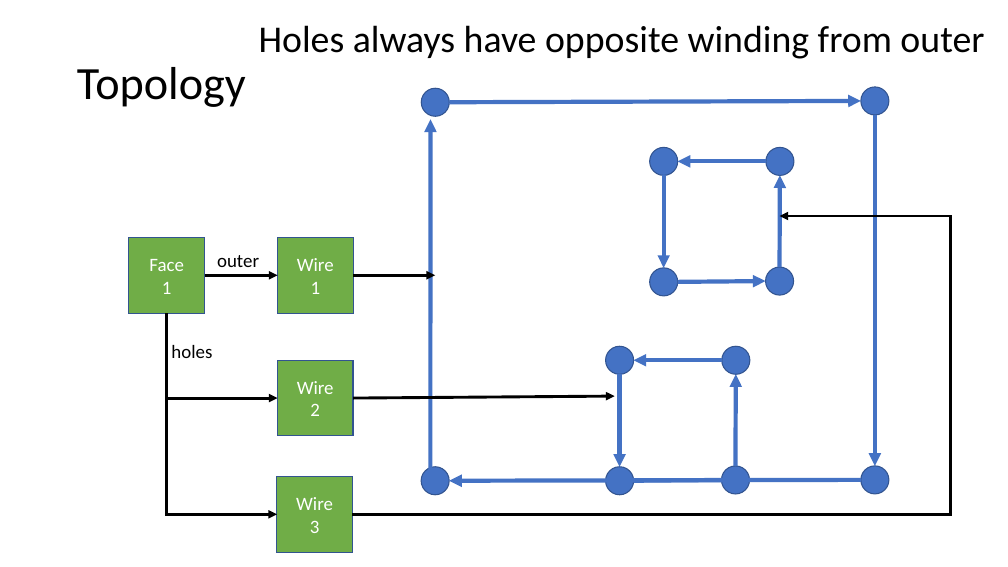
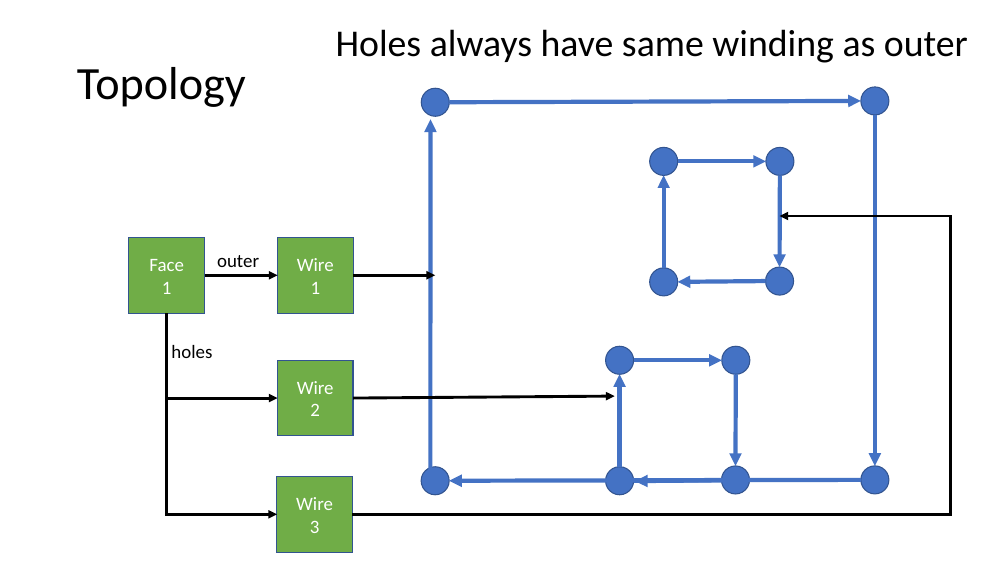
Before and after one commit to automaticmagic/topolys, a slide deck: slide 9 of design/Classes.pptx. Drawn at 1008x567 pixels with LibreOffice and Linux fonts; fonts in the diff are those of the drawing. Boxes give left, top, right and bottom in pixels: in the first picture for what was removed or moved away, otherwise in the second. Text is boxed around its words. In the diff, an @@ line names an element or a change of style, - is before the commit and + after.

Commit message:
Changed holes to have same winding as outer wire, added test cases

```diff
--- a/design/Classes.pptx
+++ b/design/Classes.pptx
@@ text at bbox=[336, 29, 968, 63]: text changed @@
-Holes always have opposite winding from outer
+Holes always have same winding as outer
@@ arrow (664, 175) - (664, 268): arrowheads changed @@
@@ arrow (678, 161) - (766, 161): arrowheads changed @@
@@ arrow (780, 267) - (780, 175): arrowheads changed @@
@@ arrow (766, 281) - (678, 282): arrowheads changed @@
@@ arrow (620, 374) - (620, 467): arrowheads changed @@
@@ arrow (634, 361) - (722, 361): arrowheads changed @@
@@ arrow (736, 466) - (736, 374): arrowheads changed @@
@@ arrow added from (723, 480) to (635, 481), #4472C4 4 pt @@
```
Also in this commit, not shown: 2 other slides changed, 4 other files.
